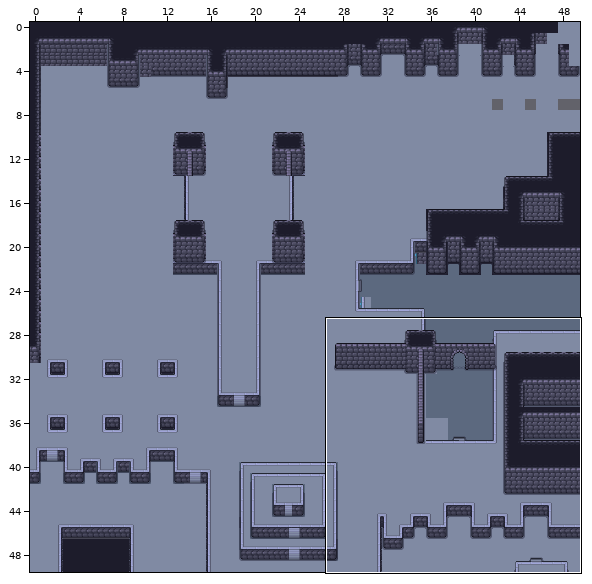
Level history. Tiled map: Assets/maps/map1.tmx. The picture above shows the old version from afar; the outline marks the close-up.
Close-up. First the earlier version:
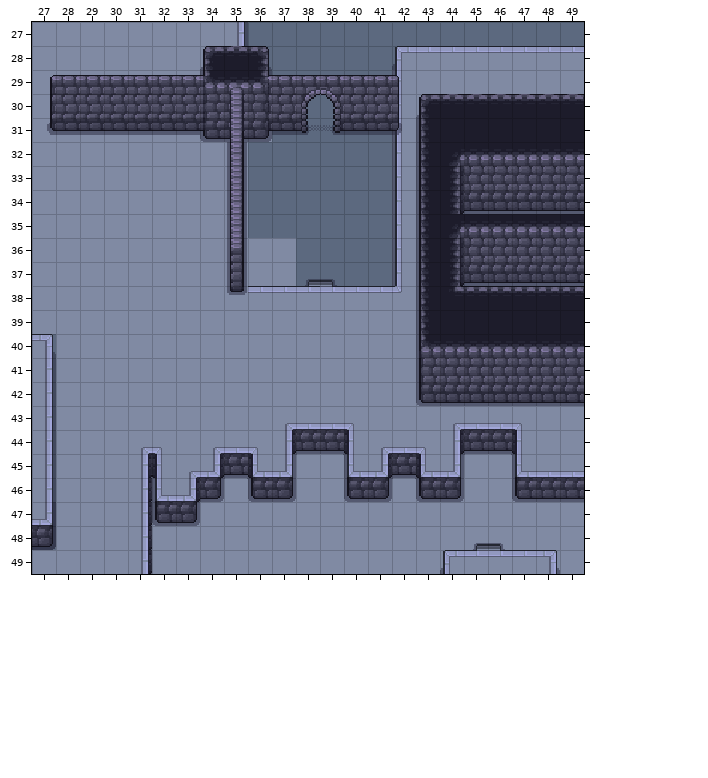
Cells are 16x16 px. Shown: x 27..49, y 27..49. Not drawn, because the pictures are missing: unchanged layer "Walls".
The same view after the edit:
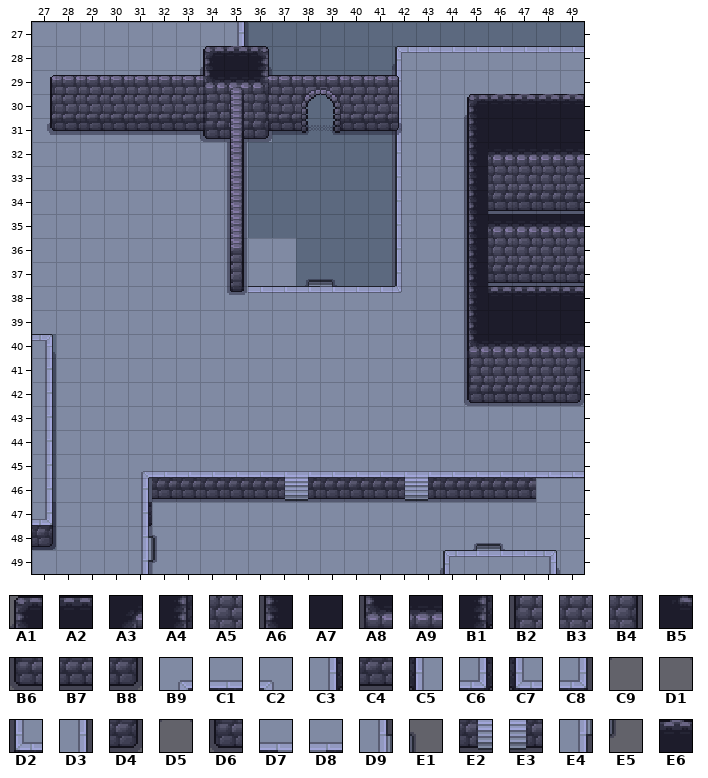
Key: from "walls_floor": A1 18, A2 19, A3 22, A4 29, A5 30, A6 35, A7 36, A8 52, A9 53, B1 56, B2 69, B3 70, B4 71, B5 73, B6 86, B7 87, B8 88, B9 111, C1 112, C2 113, C3 114, C4 115, C5 117, C6 128, C7 130, C8 131, C9 132, D1 133, D2 134, D3 139, D4 145, D5 146, D6 147, D7 180, D8 181, D9 182, E1 183, E2 197, E3 198, E4 199, E5 200, E6 283.
__ is an empty cell, .. an unchanged one.
The edit:
--- layer "floor"
@@ x 31..49 @@
-44 B9 C2 .. B9 C1 C2 C3 C4 C4 C5 B9 C1 C2 C3 C4 C4 C5 .. ..
-45 C3 C5 B9 C6 C4 C7 C8 C9 D1 D2 C6 C4 C7 C8 C9 D1 D2 .. ..
-46 C3 D2 C6 D4 D5 D6 D4 __ __ D6 D4 D5 D6 D4 __ __ D6 C4 C4
-47 .. D6 D4 .. .. .. .. .. .. .. .. .. .. .. .. .. .. .. ..
-48 C3 __ .. .. .. .. .. .. .. .. .. .. .. .. .. .. .. .. ..
-49 C3 __ .. .. .. .. .. .. .. .. .. .. .. .. .. .. .. .. ..
+44 __ __ .. __ __ __ __ __ __ __ __ __ __ __ __ __ __ .. ..
+45 B9 C1 C1 C1 C1 C1 D7 D8 C1 C1 C1 D7 D8 C1 C1 C1 C1 .. ..
+46 D3 C4 C4 C4 C4 C4 E2 E3 C4 C4 C4 E2 E3 C4 C4 C4 C4 __ __
+47 .. __ __ .. .. .. .. .. .. .. .. .. .. .. .. .. .. .. ..
+48 D9 E1 .. .. .. .. .. .. .. .. .. .. .. .. .. .. .. .. ..
+49 E4 E5 .. .. .. .. .. .. .. .. .. .. .. .. .. .. .. .. ..
--- layer "block"
@@ x 37..49 @@
-30 .. .. .. .. .. .. A1 E6 E6 .. .. .. ..
-31 .. .. .. .. .. .. A6 A7 A7 .. .. .. ..
-32 .. .. .. .. .. .. A6 A3 A9 .. .. .. ..
-33 .. .. .. .. .. .. A6 A4 A5 .. .. .. ..
-34 .. .. .. .. .. .. A6 B1 C4 .. .. .. ..
-35 .. .. .. .. .. .. A6 A3 A9 .. .. .. ..
-36 .. .. .. .. .. .. A6 A4 A5 .. .. .. ..
-37 .. .. .. .. .. .. A6 B1 C4 .. .. .. ..
-38 .. .. .. .. .. .. A6 B5 A2 .. .. .. ..
-39 .. .. .. .. .. .. A6 A7 A7 .. .. .. ..
-40 .. .. .. .. .. .. A8 A9 A9 .. .. .. ..
-41 .. .. .. .. .. .. B2 B3 B3 .. .. .. B3
-42 .. .. .. .. .. .. B6 B7 B7 .. .. .. B7
-43 B9 C1 C1 C2 .. .. .. B9 C1 C1 C2 .. ..
+30 .. .. .. .. .. .. __ __ A1 .. .. .. ..
+31 .. .. .. .. .. .. __ __ A6 .. .. .. ..
+32 .. .. .. .. .. .. __ __ A6 .. .. .. ..
+33 .. .. .. .. .. .. __ __ A6 .. .. .. ..
+34 .. .. .. .. .. .. __ __ A6 .. .. .. ..
+35 .. .. .. .. .. .. __ __ A6 .. .. .. ..
+36 .. .. .. .. .. .. __ __ A6 .. .. .. ..
+37 .. .. .. .. .. .. __ __ A6 .. .. .. ..
+38 .. .. .. .. .. .. __ __ A6 .. .. .. ..
+39 .. .. .. .. .. .. __ __ A6 .. .. .. ..
+40 .. .. .. .. .. .. __ __ A8 .. .. .. ..
+41 .. .. .. .. .. .. __ __ B2 .. .. .. B4
+42 .. .. .. .. .. .. __ __ B6 .. .. .. B8
+43 __ __ __ __ .. .. .. __ __ __ __ .. ..
